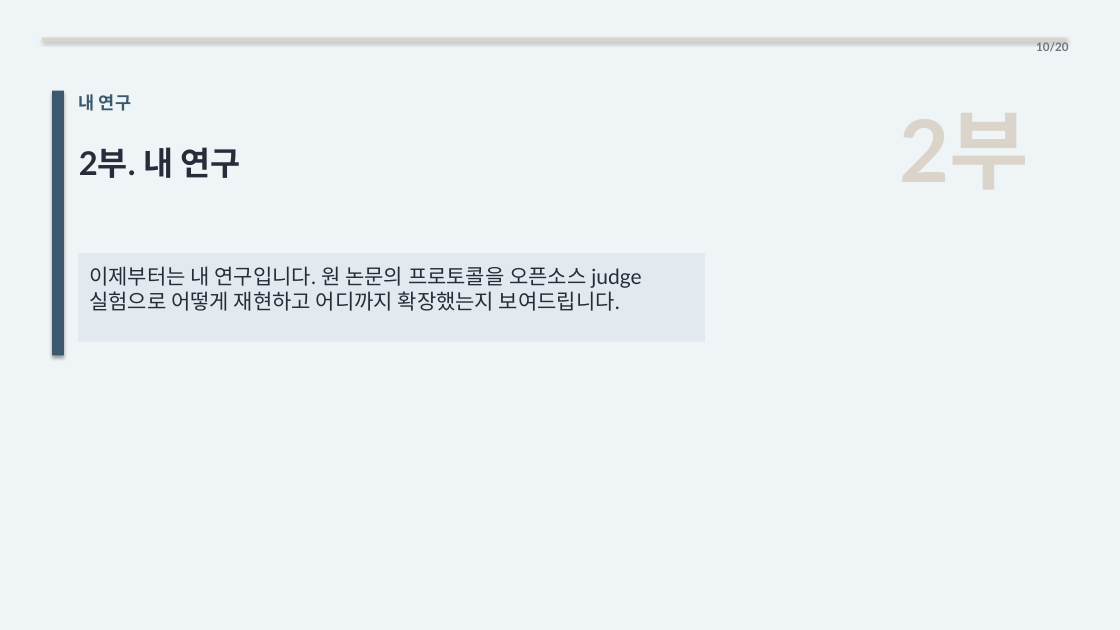
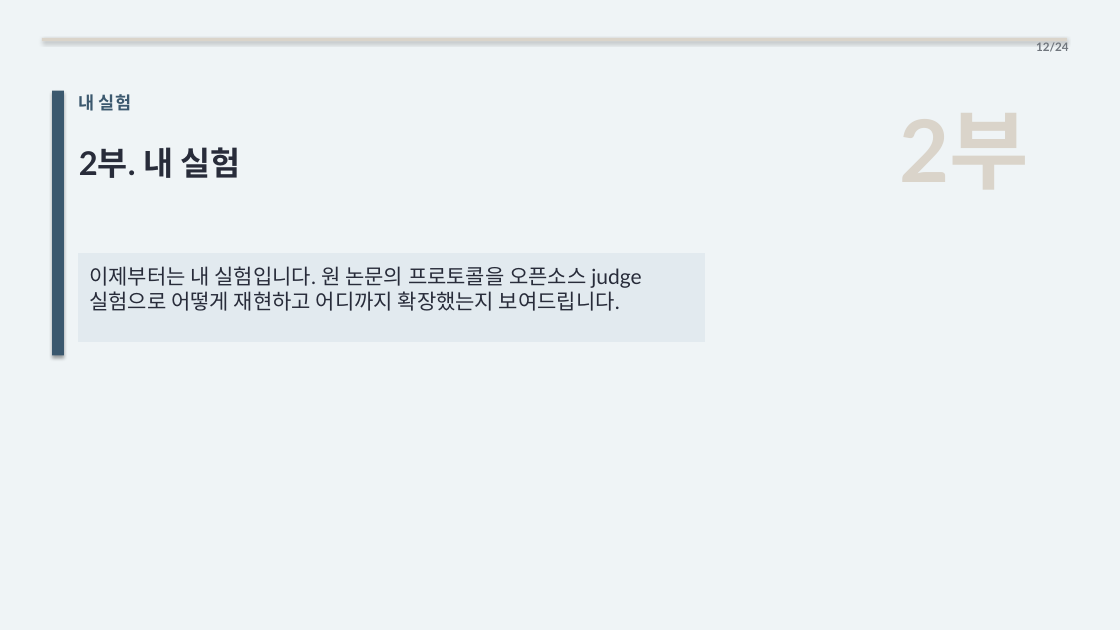
Before and after one commit to kook222/mt_bench_repro, a slide deck: slide 12 of presentation/mt_bench_paper_study.pptx (slide 10 before the commit). Drawn at 1120x630 pixels with LibreOffice and Linux fonts; fonts in the diff are those of the drawing. Boxes give left, top, right and bottom in pixels: in the first picture for what was removed or moved away, otherwise in the second. Text is boxed around its words. In the diff, an @@ line names an element or a change of style, - is before the commit and + after.

```diff
--- a/presentation/mt_bench_paper_study.pptx
+++ b/presentation/mt_bench_paper_study.pptx
@@ text at [1036, 42, 1068, 51]: text changed @@
-10/20
+12/24
@@ text at [79, 94, 131, 111]: text changed @@
-내 연구
+내 실험
@@ text at [79, 147, 241, 178]: text changed @@
-2부. 내 연구
+2부. 내 실험
@@ text in rectangle at [89, 266, 641, 311]: text changed @@
-이제부터는 내 연구입니다. 원 논문의 프로토콜을 오픈소스 judge 실험으로 어떻게 재현하고 어디까지 확장했는지 보여드립니다.
+이제부터는 내 실험입니다. 원 논문의 프로토콜을 오픈소스 judge 실험으로 어떻게 재현하고 어디까지 확장했는지 보여드립니다.
```
Also in this commit, not shown: 19 other slides changed, 4 slides added, 3 other files.
